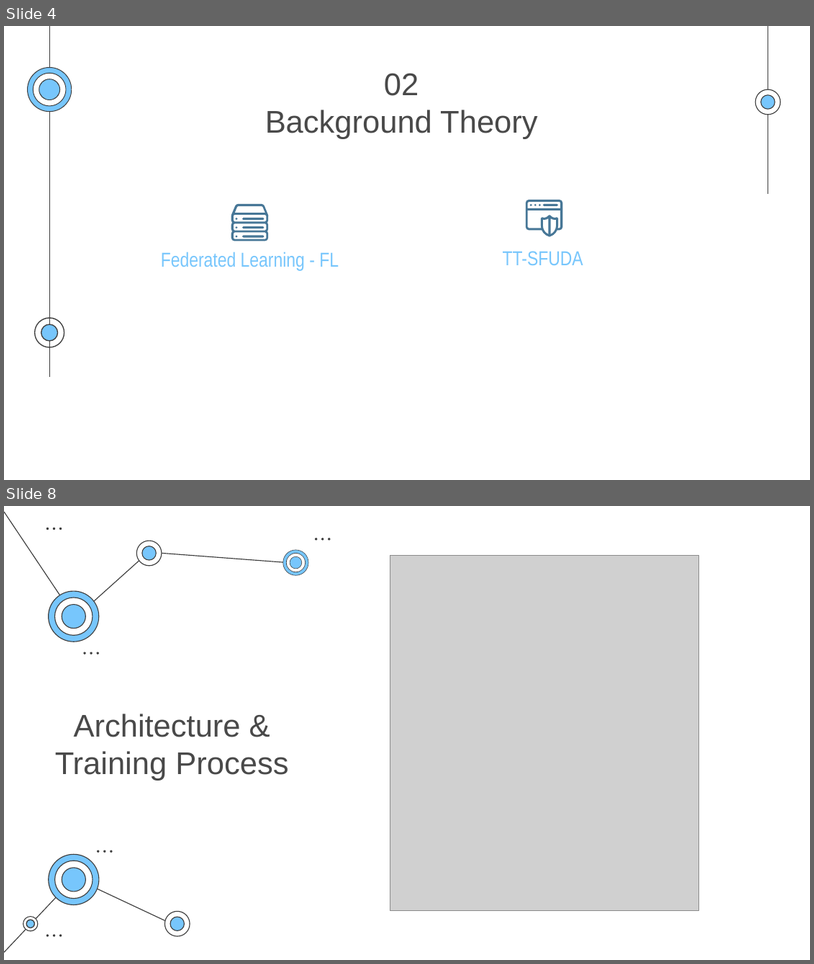
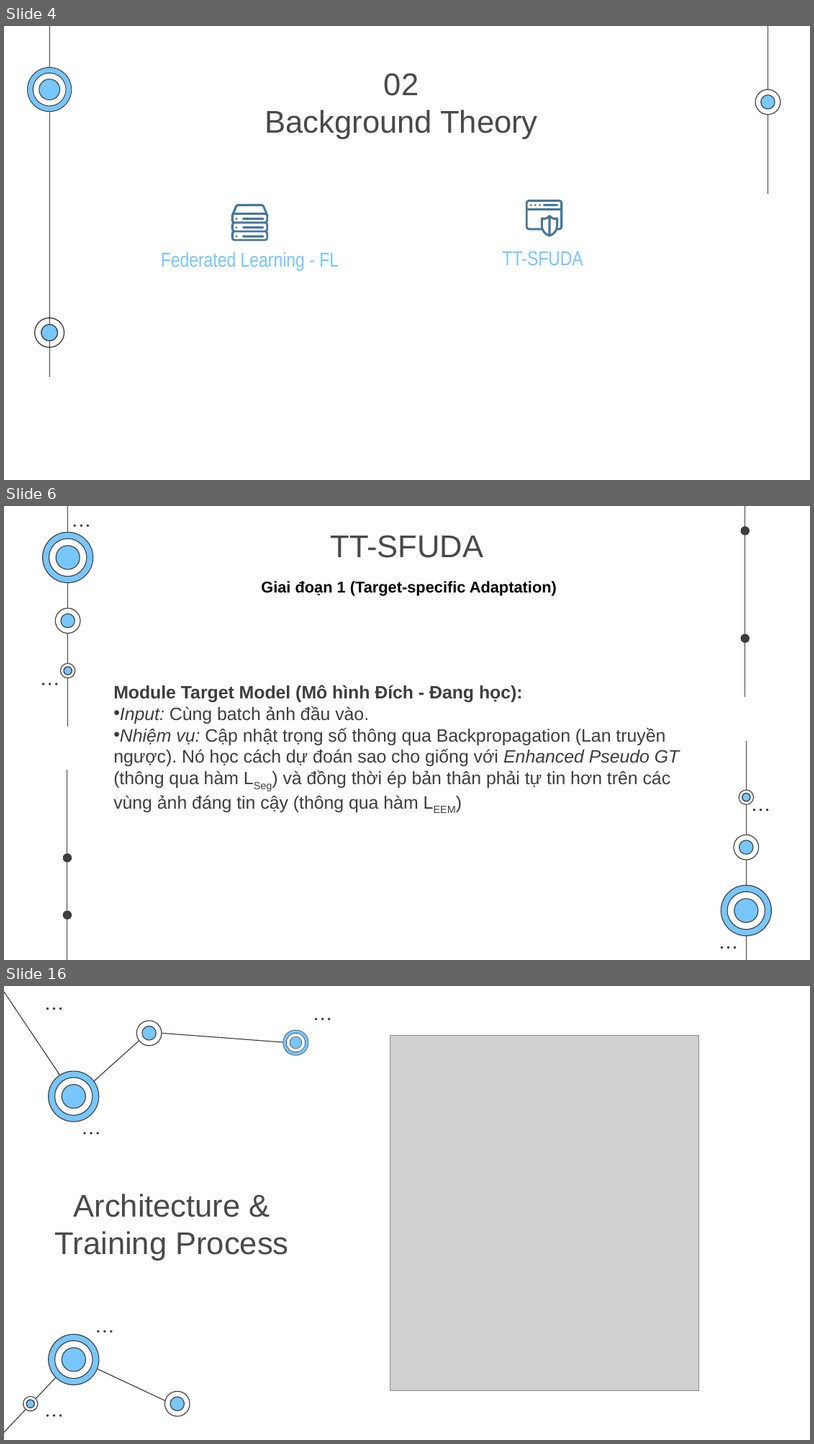
Before and after one commit to Fenteay/tt-sfuda, a slide deck: CS2311_CH200_ 250101037.pptx. Shown one above the other, each under a label of ours: slides 4 and 8 before the commit, slides 4, 6 and 16 after it; the slides between them are not shown. The pictures are 814x964 and 814x1444 pixels, drawn with LibreOffice and Linux fonts; fonts in the diff are those of the drawing; grey boxes stand for pictures. Boxes give left, top, right and bottom in pixels: in the first picture for what was removed or moved away, otherwise in the second. Text is boxed around its words. In the diff, an @@ line names an element or a change of style, - is before the commit and + after.

```diff
--- a/CS2311_CH200_ 250101037.pptx
+++ b/CS2311_CH200_ 250101037.pptx
@@ slide 6 added at <box>4,506,810,960</box>, background #FFFFFF @@
@@ group added at <box>42,506,772,960</box>: 28 freeform shapes, 16 ellipses, 4 lines @@
@@ title added at <box>331,535,484,558</box>, 28 pt, text #494949 @@
+TT-SFUDA
@@ text added at <box>261,581,557,596</box>, 14 pt, text #000000, bold @@
+Giai đoạn 1 (Target-specific Adaptation)
@@ text added at <box>113,685,679,812</box>, 16 pt, text #3D3D3D @@
+Module Target Model (Mô hình Đích - Đang học):
+• Input: Cùng batch ảnh đầu vào.
+• Nhiệm vụ: Cập nhật trọng số thông qua Backpropagation (Lan truyền ngược). Nó học cách dự đoán sao cho giống với Enhanced Pseudo GT (thông qua hàm LSeg) và đồng thời ép bản thân phải tự tin hơn trên các vùng ảnh đáng tin cậy (thông qua hàm LEEM)
@@ what was slide 8 is now slide 16 @@
```
Also in this commit, not shown: 1 slide changed, 7 other slides added.
